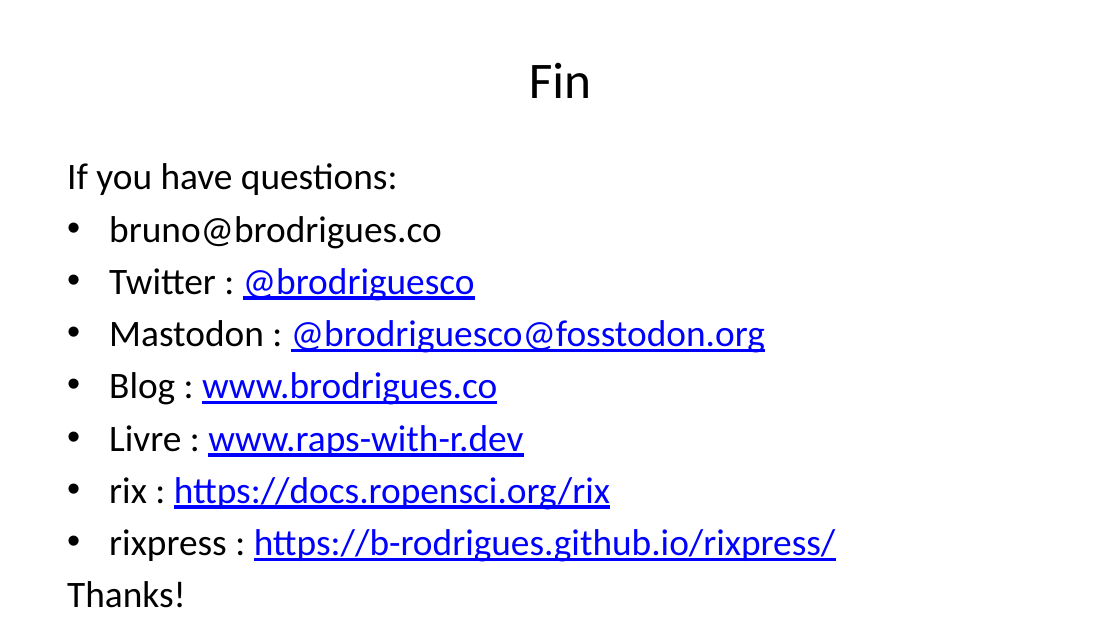
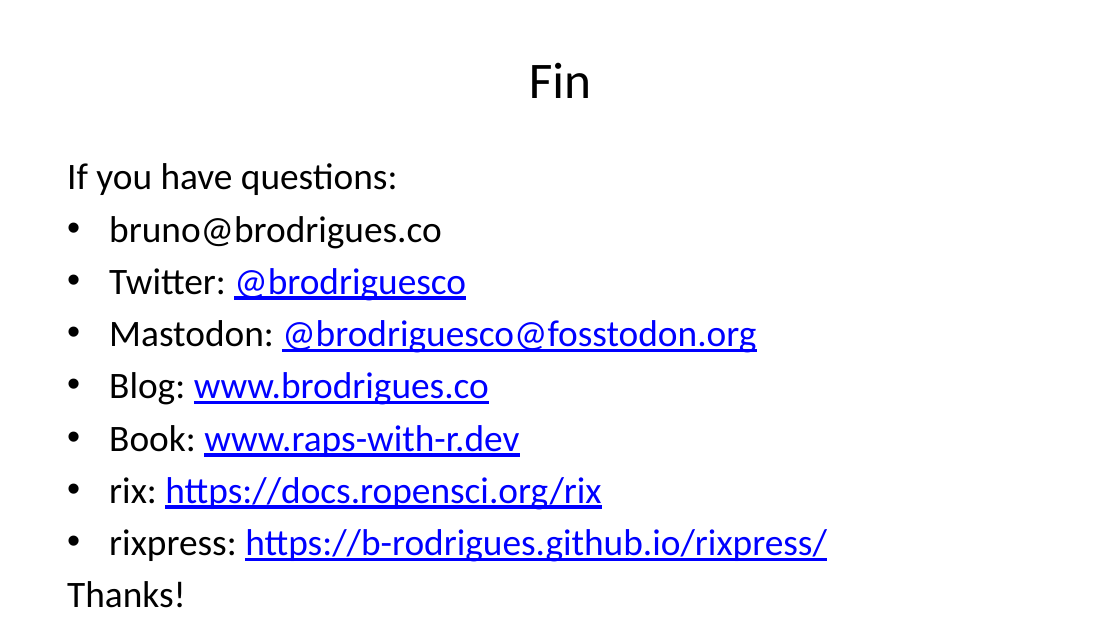
Before and after one commit to b-rodrigues/r-medicine-nix-workshop, a slide deck: slide 32 of docs/index.pptx (slide 31 before the commit). Drawn at 1120x630 pixels with LibreOffice and Linux fonts; fonts in the diff are those of the drawing. Boxes give left, top, right and bottom in pixels: in the first picture for what was removed or moved away, otherwise in the second. Text is boxed around its words. In the diff, an @@ line names an element or a change of style, - is before the commit and + after.

```diff
--- a/docs/index.pptx
+++ b/docs/index.pptx
@@ text at [109, 268, 827, 562]: text changed @@
-• Twitter : @brodriguesco
-• Mastodon : @brodriguesco@fosstodon.org
-• Blog : www.brodrigues.co
-• Livre : www.raps-with-r.dev
-• rix : https://docs.ropensci.org/rix
-• rixpress : https://b-rodrigues.github.io/rixpress/
+• Twitter: @brodriguesco
+• Mastodon: @brodriguesco@fosstodon.org
+• Blog: www.brodrigues.co
+• Book: www.raps-with-r.dev
+• rix: https://docs.ropensci.org/rix
+• rixpress: https://b-rodrigues.github.io/rixpress/
```
Also in this commit, not shown: 2 other slides changed, 1 slide added, 13 other files.
